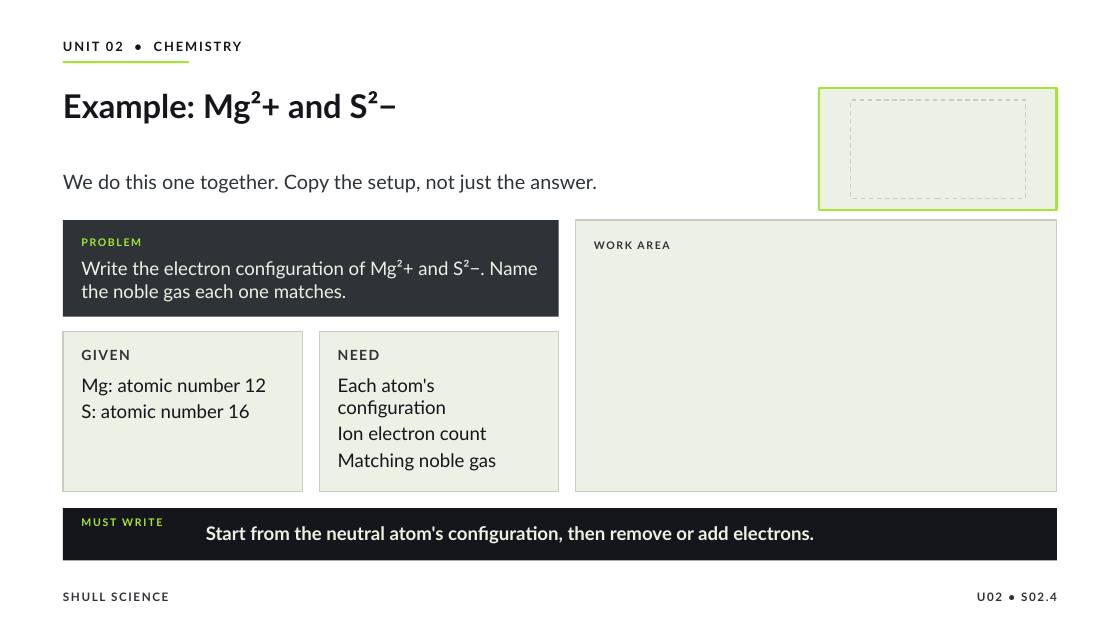
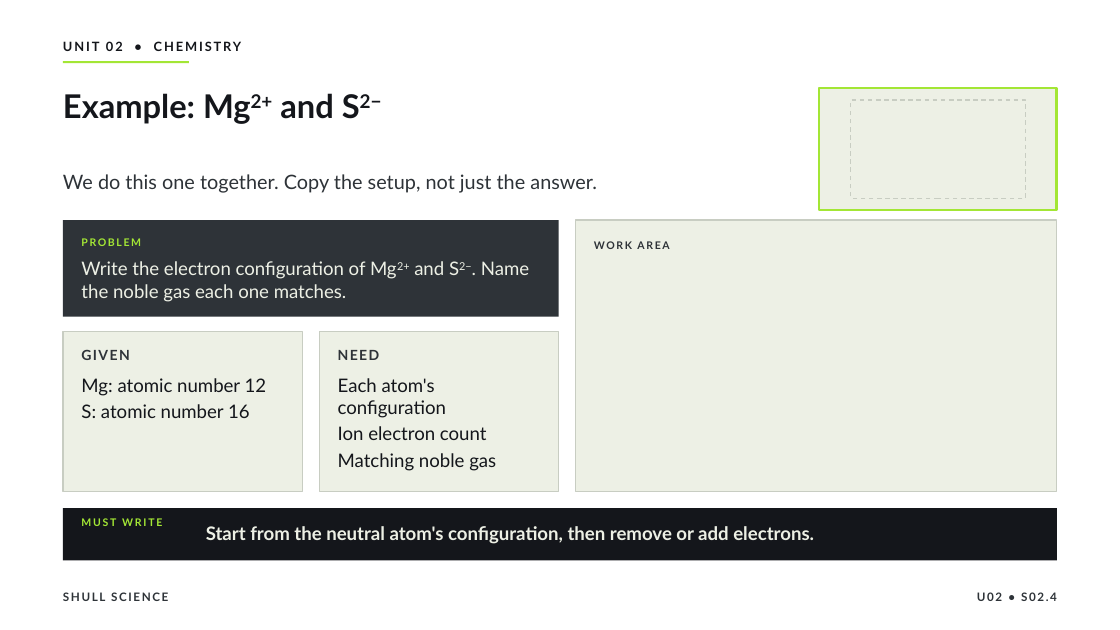
Before and after one commit to Hayabusa015/WorkWork, a slide deck: slide 15 of deliverables/chem-u02/SHULL_CHEM_Slides_U02_S02.4.pptx. Drawn at 1120x630 pixels with LibreOffice and Linux fonts; fonts in the diff are those of the drawing. Boxes give left, top, right and bottom in pixels: in the first picture for what was removed or moved away, otherwise in the second. Text is boxed around its words. In the diff, an @@ line names an element or a change of style, - is before the commit and + after.

```diff
--- a/deliverables/chem-u02/SHULL_CHEM_Slides_U02_S02.4.pptx
+++ b/deliverables/chem-u02/SHULL_CHEM_Slides_U02_S02.4.pptx
@@ title at [63, 93, 333, 124]: text changed @@
-Example: Mg²+ and S²−
+Example: Mg2+ and S2−
@@ text at [81, 261, 529, 302]: text changed @@
-Write the electron configuration of Mg²+ and S²−. Name the noble gas each one matches.
+Write the electron configuration of Mg2+ and S2−. Name the noble gas each one matches.
```
Also in this commit, not shown: 18 other slides changed, 12 other files.
